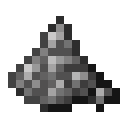
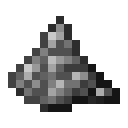
Revision of a layered 128 x 128 image; what changed, layer by layer:
painted on "图层 3" over [88, 96, 104, 112]
painted on "图层 4" over [48, 80, 72, 96]
